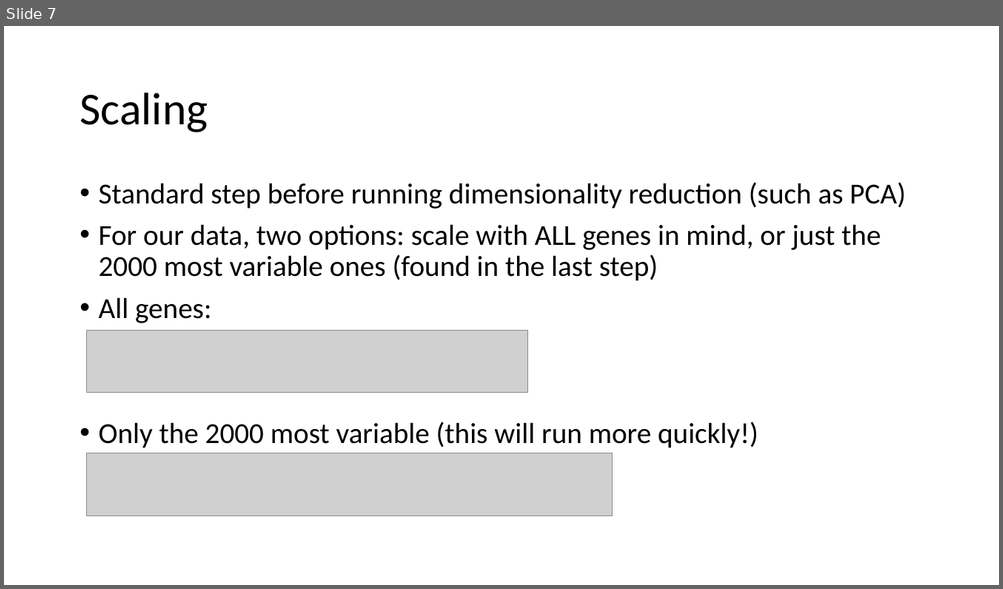
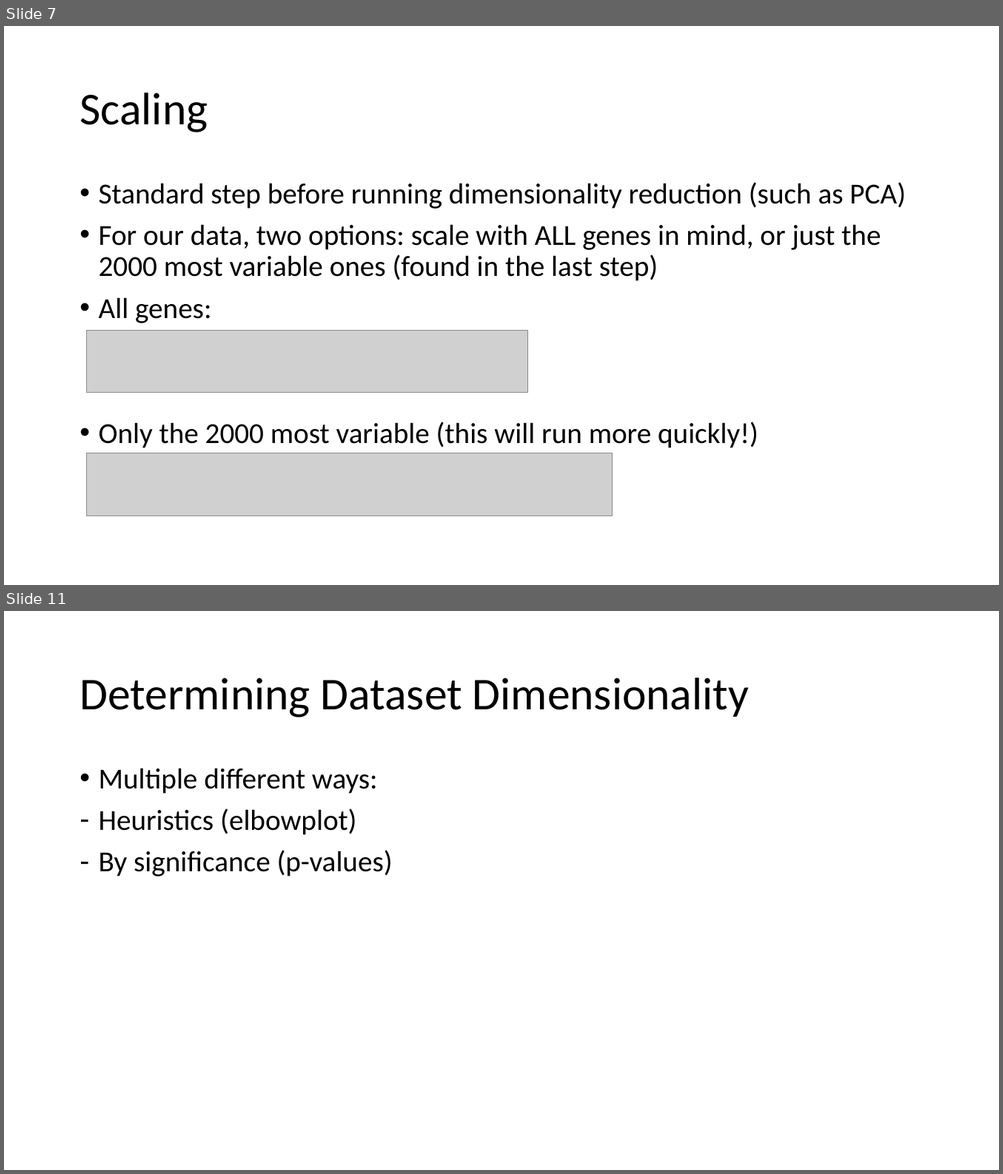
Before and after one commit to AnsgarJordan/scRNAseq, a slide deck: dataPipelineProcess.pptx. Shown one above the other, each under a label of ours: slide 7 before the commit, slides 7 and 11 after it; the slides between them are not shown. The pictures are 1003x589 and 1003x1174 pixels, drawn with LibreOffice and Linux fonts; fonts in the diff are those of the drawing; grey boxes stand for pictures. Boxes give left, top, right and bottom in pixels: in the first picture for what was removed or moved away, otherwise in the second. Text is boxed around its words. In the diff, an @@ line names an element or a change of style, - is before the commit and + after.

```diff
--- a/dataPipelineProcess.pptx
+++ b/dataPipelineProcess.pptx
@@ slide 11 added at [4,611,999,1170], background #FFFFFF @@
@@ title added at [79,678,748,718], 44 pt, text #000000 @@
+Determining Dataset Dimensionality
@@ text added at [99,768,392,877], 28 pt, text #000000 @@
+• Multiple different ways:
+– Heuristics (elbowplot)
+– By significance (p-values)
```
Also in this commit, not shown: 1 slide changed, 2 other slides added.
